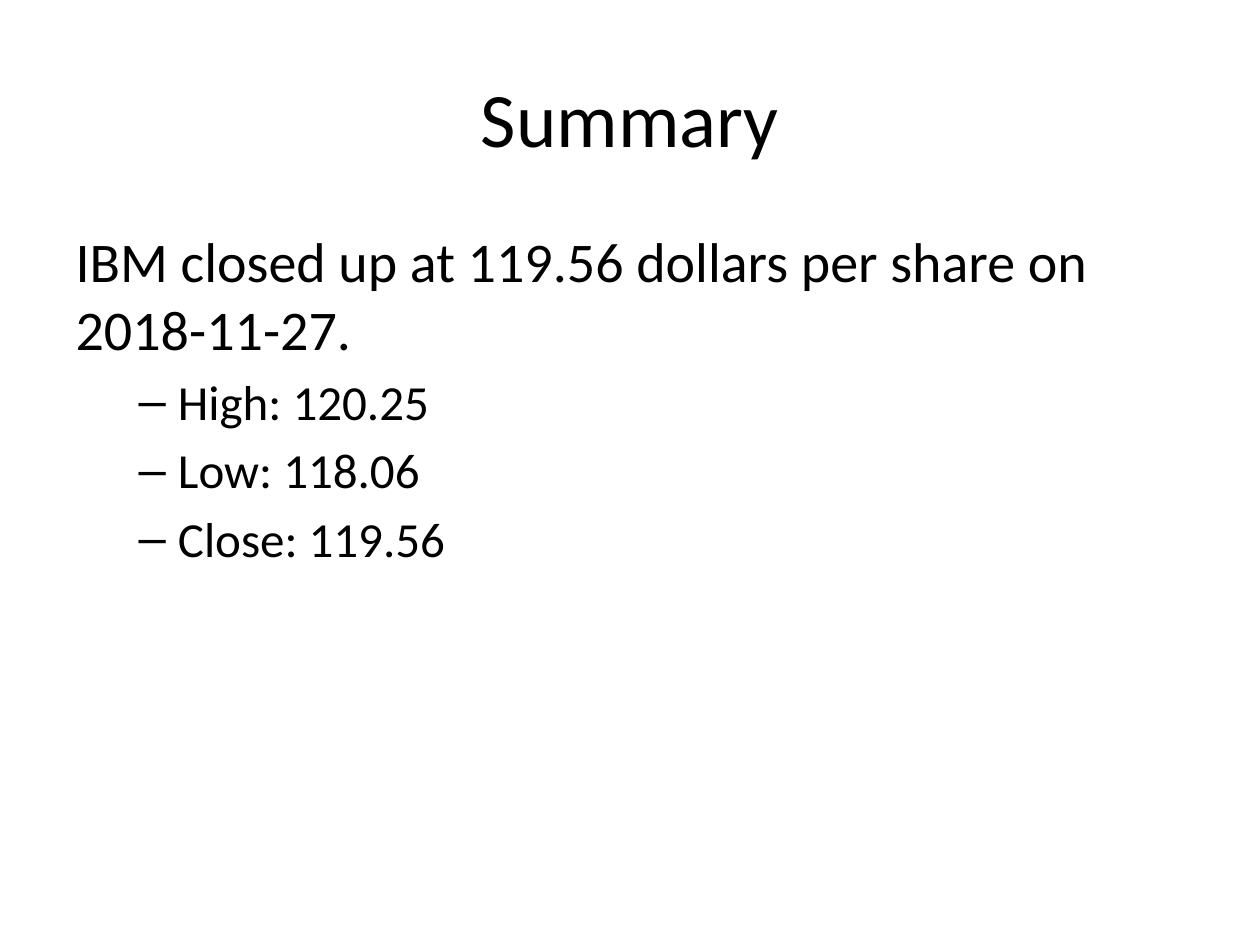
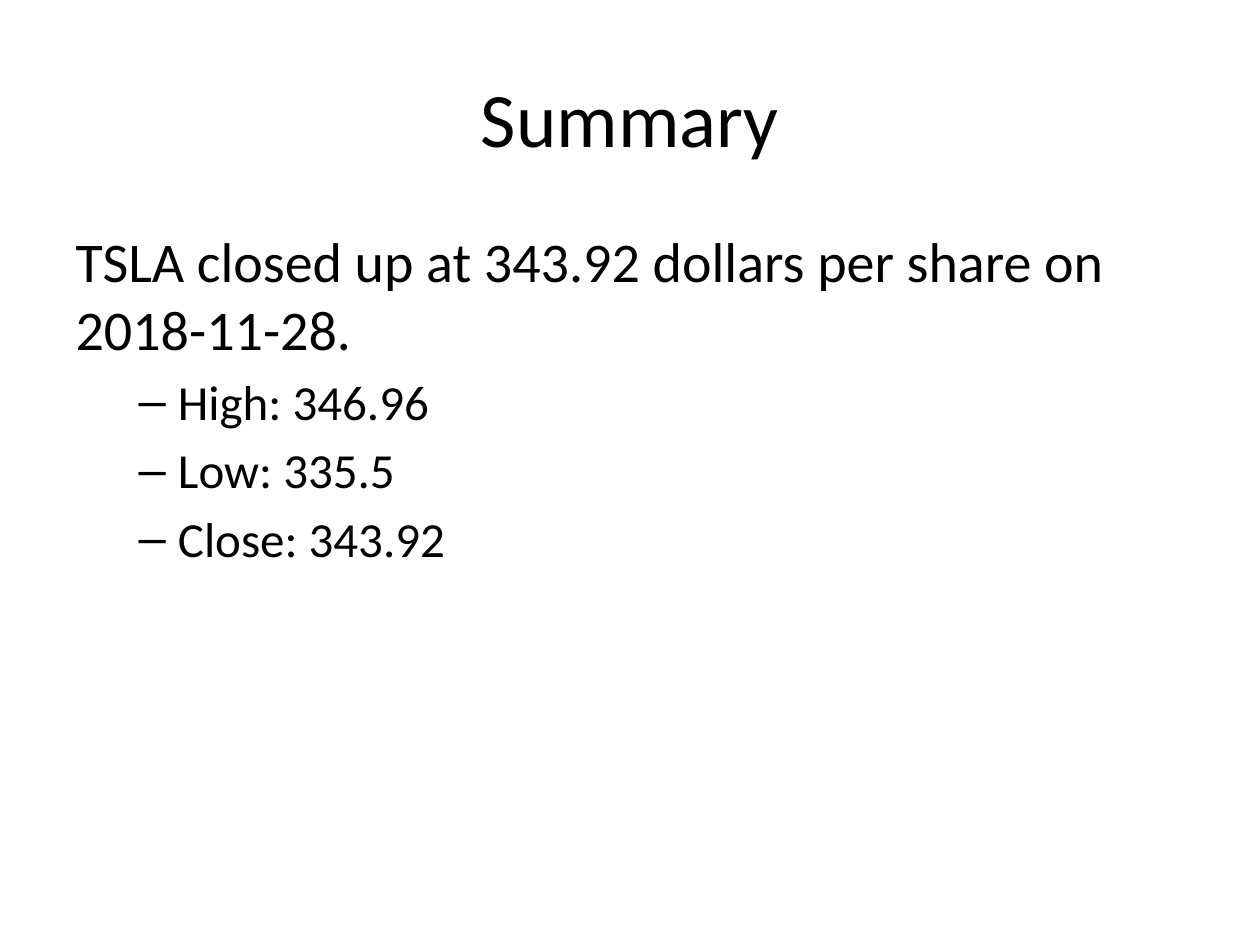
Before and after one commit to sol-eng/powerpoint, a slide deck: slide 3 of webinar/demos/stocks/stocks.pptx. Drawn at 1260x945 pixels with LibreOffice and Linux fonts; fonts in the diff are those of the drawing. Boxes give left, top, right and bottom in pixels: in the first picture for what was removed or moved away, otherwise in the second. Text is boxed around its words. In the diff, an @@ line names an element or a change of style, - is before the commit and + after.

```diff
--- a/webinar/demos/stocks/stocks.pptx
+++ b/webinar/demos/stocks/stocks.pptx
@@ text at <box>76,243,1103,558</box>: text changed @@
-IBM closed up at 119.56 dollars per share on 2018-11-27.
-  – High: 120.25
-  – Low: 118.06
-  – Close: 119.56
+TSLA closed up at 343.92 dollars per share on 2018-11-28.
+  – High: 346.96
+  – Low: 335.5
+  – Close: 343.92
```
Also in this commit, not shown: 4 other slides changed, 7 other files.
